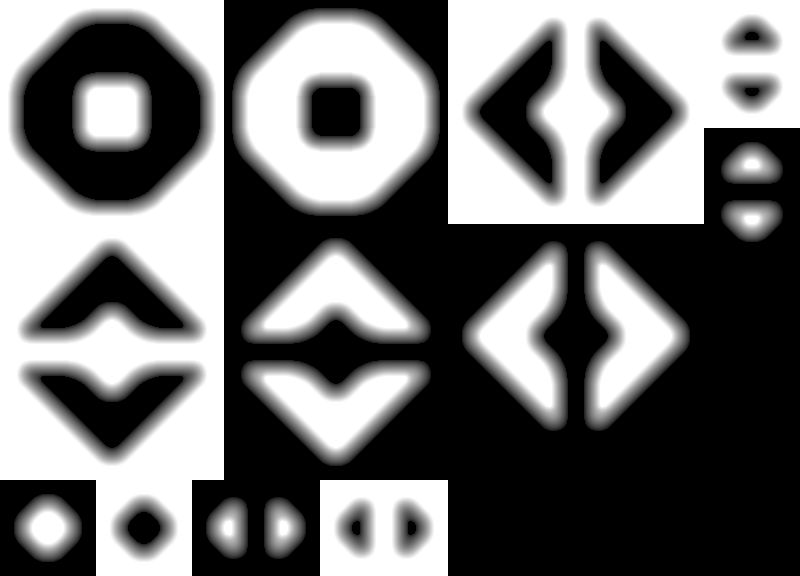
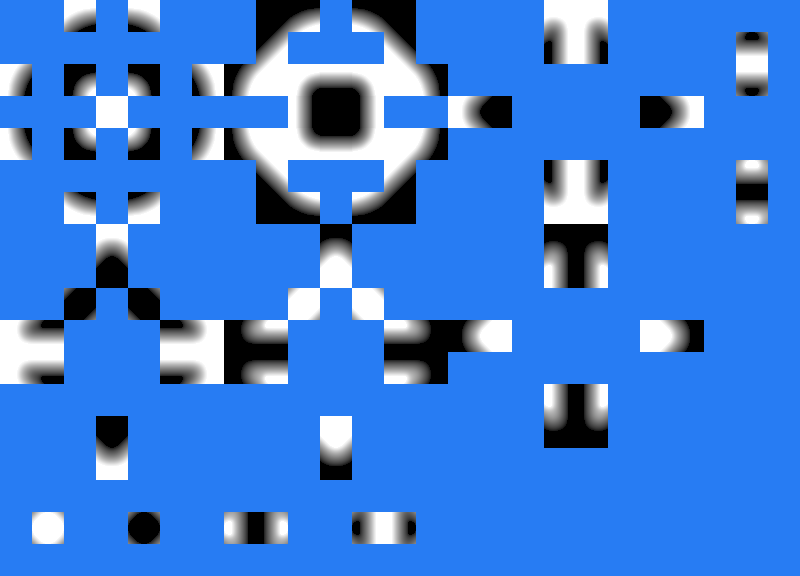
The second (800, 576) image is a revision of the first. Changes to its layers:
showed "Final Tiles" over [0, 0, 800, 576]
